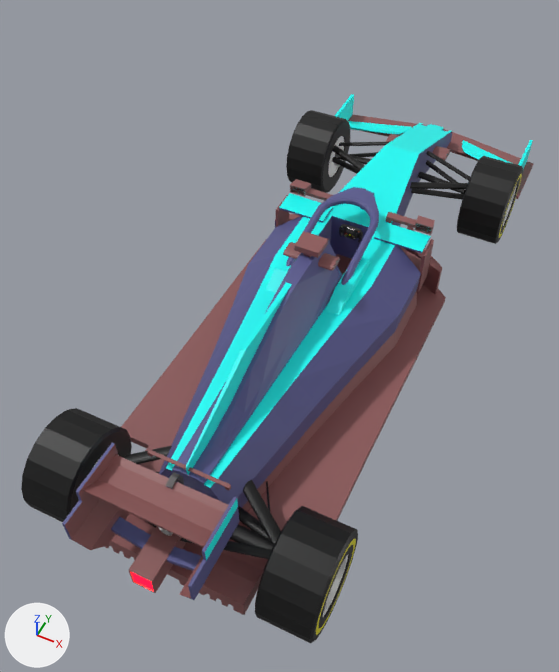
A saved change to the Blender file objects/F1 low poly.blend.
Camera for both pictures: a camera (50 mm lens) standing at (3.87, -9.88, 12.23) and looking at (-0.72, -0.69, 0.75). Every picture has the same lights, and +X, +Y and +Z are marked at lower left.

Script lines for the objects in view, before the commit:
```python
ob_cube = bpy.data.objects.new('Cube', me_cube)
ob_cube.location = (-0.09, 1.78, 1.75)
ob_cube.rotation_euler = (0.000113, 0.0148, -1.563)  # degrees (0, 0.8, -90)
ob_cube.scale = (0.257, 1.51, 0.0274)
ob_cube_002 = bpy.data.objects.new('Cube.002', me_cube_002)
ob_cube_002.location = (-0.04, -5.77, 2.72)
ob_cube_002.rotation_euler = (0.000113, 0.0148, -1.563)  # degrees (0, 0.8, -90)
ob_cube_002.scale = (0.371, 0.961, 0.0185)
ob_cube_005 = bpy.data.objects.new('Cube.005', me_cube_018)
ob_cube_005.location = (1.52, 4.28, 1.56)
ob_cube_005.rotation_euler = (-0.000113, -0.0148, 1.578)  # degrees (0, -0.8, 90)
ob_cube_005.scale = (0.103, 0.169, 0.169)
ob_cube_007 = bpy.data.objects.new('Cube.007', me_cube_020)
ob_cube_007.location = (1.6, -5.22, 1.42)
ob_cube_007.rotation_euler = (-0.000113, -0.0148, 1.578)  # degrees (0, -0.8, 90)
ob_cube_007.scale = (0.103, 0.169, 0.169)
ob_cube_008 = bpy.data.objects.new('Cube.008', me_cube_005)
ob_cube_008.location = (-0.05, 1.15, 2.31)
ob_cube_008.rotation_euler = (0.0148, -0.000117, 0.0079)  # degrees (0.8, 0, 0.5)
ob_cube_008.scale = (0.0895, 0.0306, 0.0895)
ob_cylinder_001 = bpy.data.objects.new('Cylinder.001', me_cylinder_014)
ob_cylinder_001.location = (-0.12, 5.33, 1.66)
ob_cylinder_001.rotation_euler = (1.571, 0.0148, -1.563)  # degrees (90, 0.8, -90)
ob_cylinder_001.scale = (0.212, 0.0726, 0.212)
```
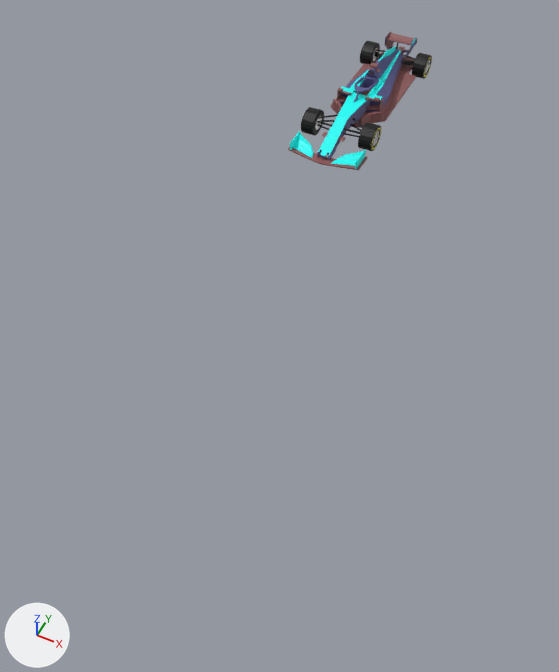
Diff of the bpy script that builds the scene:
```diff
--- a/objects/F1 low poly.blend.py
+++ b/objects/F1 low poly.blend.py
@@ ob_cube @@
 ob_cube = bpy.data.objects.new('Cube', me_cube)
-ob_cube.location = (-0.09, 1.78, 1.75)
-ob_cube.rotation_euler = (0.000113, 0.0148, -1.563)  # degrees (0, 0.8, -90)
-ob_cube.scale = (0.257, 1.51, 0.0274)
+ob_cube.location = (-1.89, 5.8, 1.97)
+ob_cube.rotation_euler = (0.000113, 0.0148, 1.578)  # degrees (0, 0.8, 90)
+ob_cube.scale = (0.0993, 0.536, 0.00905)
@@ ob_cube_002 @@
 ob_cube_002 = bpy.data.objects.new('Cube.002', me_cube_002)
-ob_cube_002.location = (-0.04, -5.77, 2.72)
-ob_cube_002.rotation_euler = (0.000113, 0.0148, -1.563)  # degrees (0, 0.8, -90)
-ob_cube_002.scale = (0.371, 0.961, 0.0185)
+ob_cube_002.location = (-1.91, 8.72, 2.29)
+ob_cube_002.rotation_euler = (0.000113, 0.0148, 1.578)  # degrees (0, 0.8, 90)
+ob_cube_002.scale = (0.143, 0.341, 0.00609)
@@ ob_cube_005 @@
 ob_cube_005 = bpy.data.objects.new('Cube.005', me_cube_018)
-ob_cube_005.location = (1.52, 4.28, 1.56)
-ob_cube_005.rotation_euler = (-0.000113, -0.0148, 1.578)  # degrees (0, -0.8, 90)
-ob_cube_005.scale = (0.103, 0.169, 0.169)
+ob_cube_005.location = (-2.47, 4.84, 1.91)
+ob_cube_005.rotation_euler = (-0.000113, -0.0148, -1.563)  # degrees (0, -0.8, -90)
+ob_cube_005.scale = (0.0399, 0.0599, 0.0556)
@@ ob_cube_007 @@
 ob_cube_007 = bpy.data.objects.new('Cube.007', me_cube_020)
-ob_cube_007.location = (1.6, -5.22, 1.42)
-ob_cube_007.rotation_euler = (-0.000113, -0.0148, 1.578)  # degrees (0, -0.8, 90)
-ob_cube_007.scale = (0.103, 0.169, 0.169)
+ob_cube_007.location = (-2.49, 8.5, 1.86)
+ob_cube_007.rotation_euler = (-0.000113, -0.0148, -1.563)  # degrees (0, -0.8, -90)
+ob_cube_007.scale = (0.0399, 0.0599, 0.0556)
@@ ob_cube_008 @@
 ob_cube_008 = bpy.data.objects.new('Cube.008', me_cube_005)
-ob_cube_008.location = (-0.05, 1.15, 2.31)
-ob_cube_008.rotation_euler = (0.0148, -0.000117, 0.0079)  # degrees (0.8, 0, 0.5)
-ob_cube_008.scale = (0.0895, 0.0306, 0.0895)
+ob_cube_008.location = (-1.91, 6.05, 2.15)
+ob_cube_008.rotation_euler = (0.0148, -0.000117, -3.134)  # degrees (0.8, 0, -180)
+ob_cube_008.scale = (0.0318, 0.0118, 0.0295)
@@ ob_cylinder_001 @@
 ob_cylinder_001 = bpy.data.objects.new('Cylinder.001', me_cylinder_014)
-ob_cylinder_001.location = (-0.12, 5.33, 1.66)
+ob_cylinder_001.location = (-1.88, 4.43, 1.94)
 ob_cylinder_001.rotation_euler = (1.571, 0.0148, -1.563)  # degrees (90, 0.8, -90)
-ob_cylinder_001.scale = (0.212, 0.0726, 0.212)
+ob_cylinder_001.scale = (0.0821, 0.024, 0.0755)
```

Pixel boxes [x1, y1, x2, y2] of what changed, in the pictures (559 x 672 px):
'Cube.002', moved, turned, rescaled
    before: [62, 94, 534, 615]
    after: [288, 32, 417, 170]
'Cube.007', moved, turned, rescaled
    before: [21, 408, 358, 643]
    after: [360, 41, 432, 79]
'Cube.005', moved, turned, rescaled
    before: [286, 110, 523, 244]
    after: [301, 107, 381, 151]
'Cube', moved, turned, rescaled
    before: [276, 195, 434, 293]
    after: [337, 92, 384, 111]
'Cylinder.001', moved, rescaled
    before: [386, 134, 451, 161]
    after: [322, 132, 345, 142]
'Cube.008', moved, turned, rescaled (not visible afterwards)
    before: [339, 224, 363, 243]
